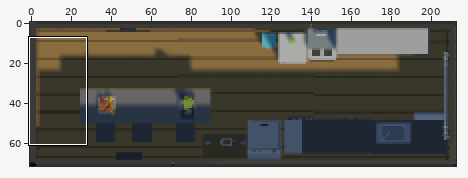
A sprite sheet gets an edit: Assets/_Project/Assets/Screenshot 2024-03-16 205211.png. Above, an overview of the earlier version with the close-up marked.
Close-up. Before the edit:
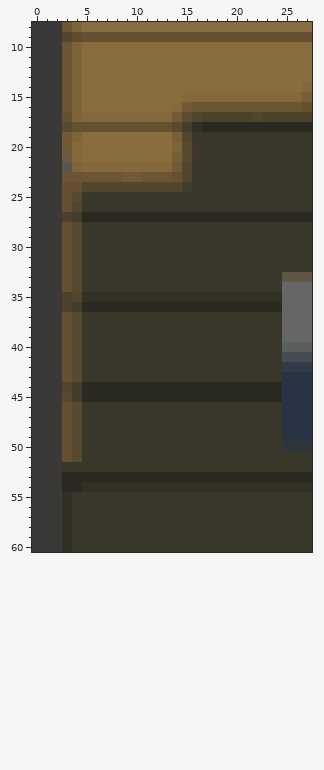
The file is 213x72 pixels. Colours within 5 levels of each other are drawn and written as one. Shown: x 0..27, y 8..60.
The same view after the edit:
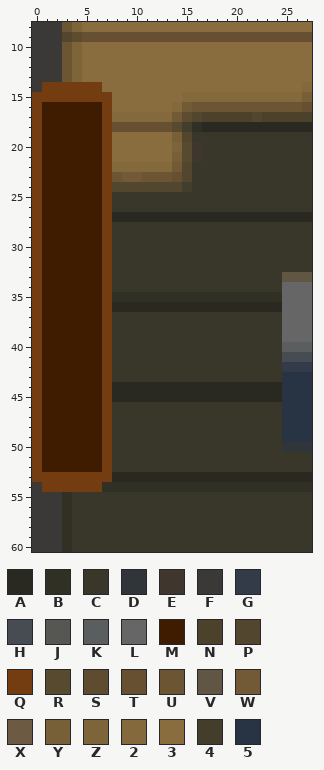
Palette (. is transparent): A #292821  B #313025  C #383729  D #303539  E #3f372e  F #3a3937  G #323b47  H #474c52  J #565652  K #5b5e5e  L #656665  M #3f1b00  N #4c422c  P #52472e  Q #733c11  R #584a2f  S #5f4c30  T #665031  U #6c5533  V #615644  W #735a36  X #6c5b42  Y #776038  Z #7d6439  2 #83693c  3 #8a6d3e  4 #433d2b  5 #283343
The exact change:
@@ x 0..9 @@
 13 FFFUZ33333
-14 FFFUZ33333
-15 FFFUZ33333
-16 FFFUZ33333
-17 FFFTZ22222
-18 FFFRTTTTTT
-19 FFFWZ33333
-20 FFFW233333
-21 FFFX233333
-22 FFFJZ22222
-23 FFFUUUUUUW
-24 FFFTTPPPPP
-25 FFFTRCCCCC
-26 FFFTPCCCCC
-27 FFFN4AAAAA
-28 FFFTRCCCCC
-29 FFFTRCCCCC
-30 FFFTRCCCCC
-31 FFFTRCCCCC
-32 FFFTRCCCCC
-33 FFFTRCCCCC
-34 FFFTRCCCCC
-35 FFFNPBBBBB
-36 FFFN4AAAAA
-37 FFFTRCCCCC
-38 FFFTRCCCCC
-39 FFFTRCCCCC
-40 FFFTRCCCCC
-41 FFFTRCCCCC
-42 FFFTRCCCCC
-43 FFFTRCCCCC
-44 FFFP4AAAAA
-45 FFFR4AAAAA
-46 FFFTRCCCCC
-47 FFFTRCCCCC
-48 FFFTRCCCCC
-49 FFFTRCCCCC
-50 FFFTRCCCCC
-51 FFFTRCCCCC
-52 FFFCCCCCCC
-53 FFFAAAAAAA
-54 FFFAABBBBB
+14 FQQQQQQ333
+15 QQQQQQQQ33
+16 QMMMMMMQ33
+17 QMMMMMMQ22
+18 QMMMMMMQTT
+19 QMMMMMMQ33
+20 QMMMMMMQ33
+21 QMMMMMMQ33
+22 QMMMMMMQ22
+23 QMMMMMMQUW
+24 QMMMMMMQPP
+25 QMMMMMMQCC
+26 QMMMMMMQCC
+27 QMMMMMMQAA
+28 QMMMMMMQCC
+29 QMMMMMMQCC
+30 QMMMMMMQCC
+31 QMMMMMMQCC
+32 QMMMMMMQCC
+33 QMMMMMMQCC
+34 QMMMMMMQCC
+35 QMMMMMMQBB
+36 QMMMMMMQAA
+37 QMMMMMMQCC
+38 QMMMMMMQCC
+39 QMMMMMMQCC
+40 QMMMMMMQCC
+41 QMMMMMMQCC
+42 QMMMMMMQCC
+43 QMMMMMMQCC
+44 QMMMMMMQAA
+45 QMMMMMMQAA
+46 QMMMMMMQCC
+47 QMMMMMMQCC
+48 QMMMMMMQCC
+49 QMMMMMMQCC
+50 QMMMMMMQCC
+51 QMMMMMMQCC
+52 QMMMMMMQCC
+53 QQQQQQQQAA
+54 FQQQQQQBBB
 55 FFFBCCCCCC
Changed places in both close-ups, as pixel boxes (x1, y1, x2, y2):
changed: (32, 82, 112, 492)
